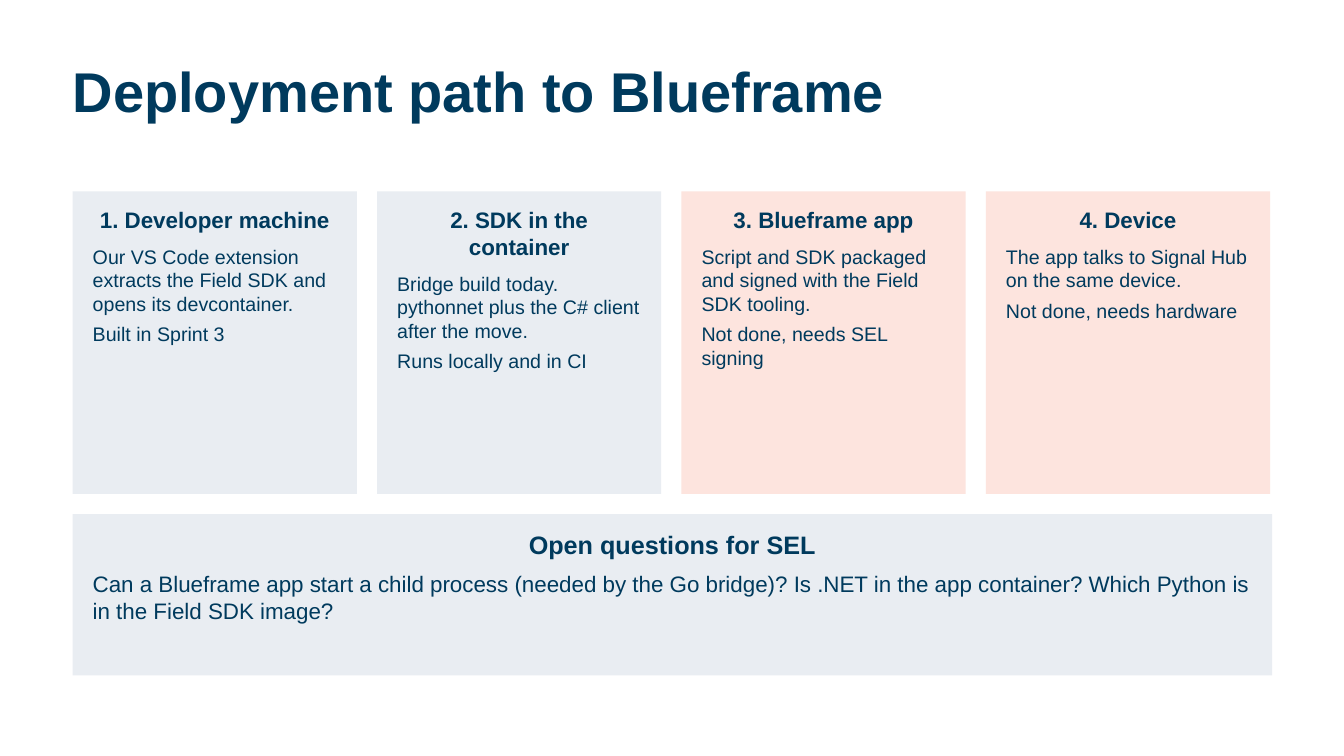
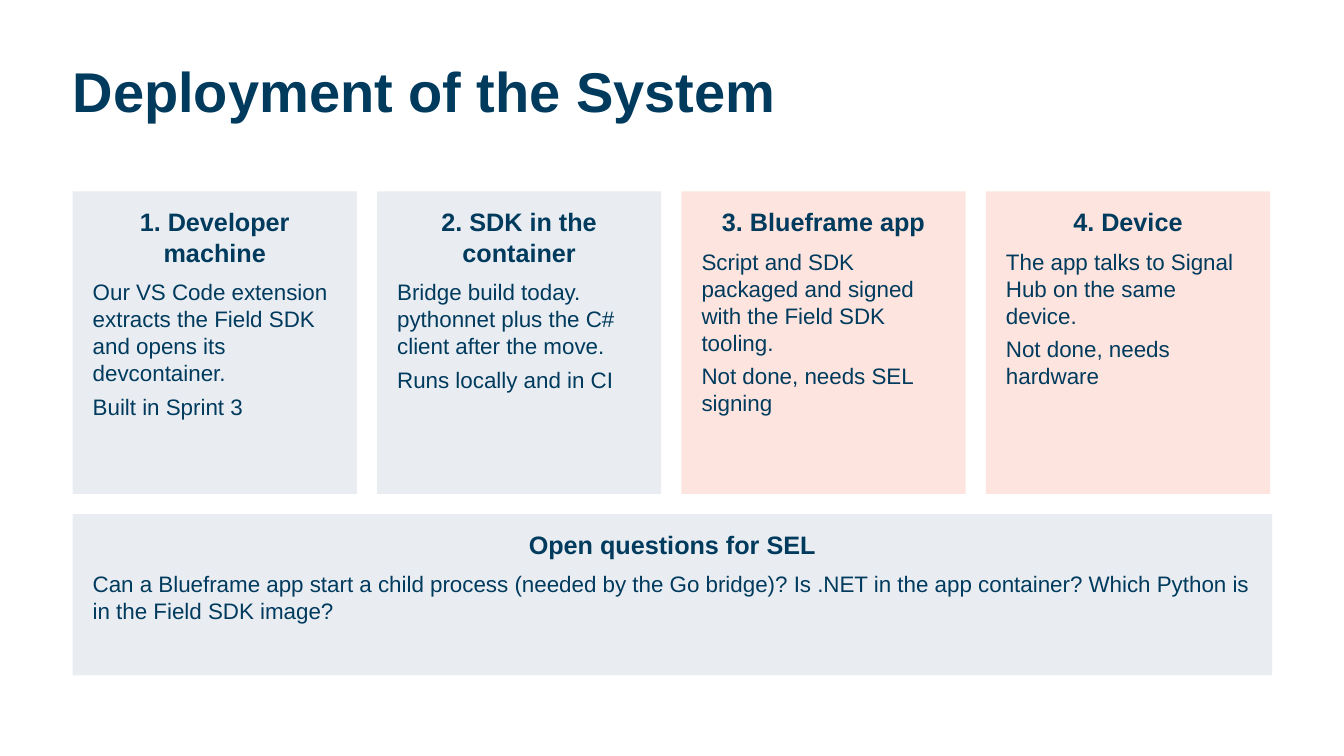
Before and after one commit to calebh13/sel-blueframe-sdk, a slide deck: slide 8 of Sprints/Sprint_5/Sprint 5 Presentation.pptx. Drawn at 1344x756 pixels with LibreOffice and Linux fonts; fonts in the diff are those of the drawing. Boxes give left, top, right and bottom in pixels: in the first picture for what was removed or moved away, otherwise in the second. Text is boxed around its words. In the diff, an @@ line names an element or a change of style, - is before the commit and + after.

Commit message:
Sprint 5 slides follow the video template, Darron placeholders

```diff
--- a/Sprints/Sprint_5/Sprint 5 Presentation.pptx
+++ b/Sprints/Sprint_5/Sprint 5 Presentation.pptx
@@ title at (73, 71, 775, 122): text changed @@
-Deployment path to Blueframe
+Deployment of the System
@@ rectangle "1. Developer machine" at (73, 192, 357, 494): size 16 to 18 pt in "1. Developer machine"; size 14 to 16 pt in "Our VS Code extension extracts the Field ...", "Built in Sprint 3" @@
@@ rectangle "2. SDK in the container" at (377, 192, 661, 494): size 16 to 18 pt in "2. SDK in the container"; size 14 to 16 pt in "Bridge build today. pythonnet plus the C# ...", "Runs locally and in CI" @@
@@ rectangle "3. Blueframe app" at (682, 192, 966, 494): size 16 to 18 pt in "3. Blueframe app"; size 14 to 16 pt in "Script and SDK packaged and signed with ...", "Not done, needs SEL signing" @@
@@ rectangle "4. Device" at (986, 192, 1270, 494): size 16 to 18 pt in "4. Device"; size 14 to 16 pt in "The app talks to Signal Hub on ...", "Not done, needs hardware" @@
```
Also in this commit, not shown: 14 other slides changed, 1 other file.
